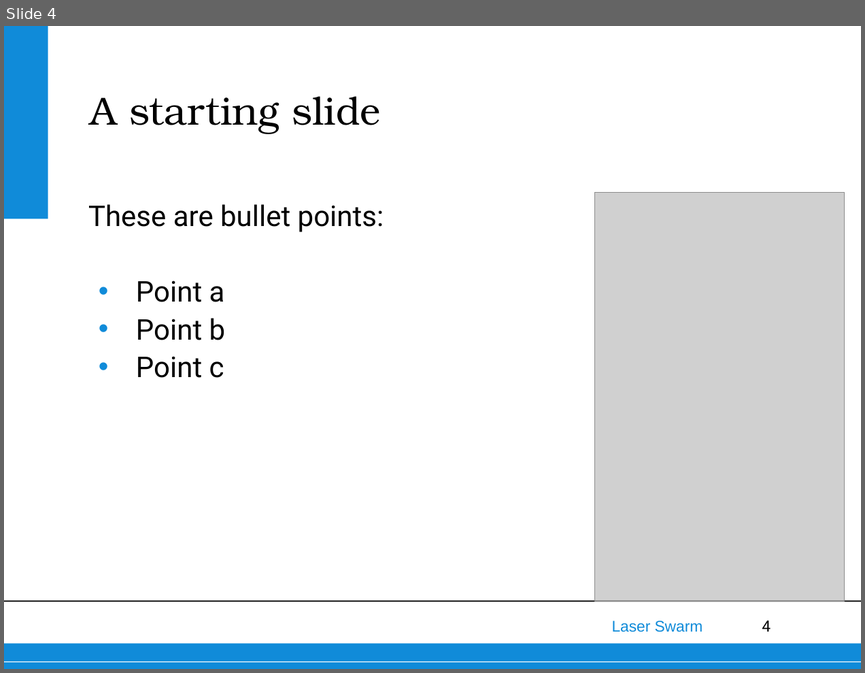
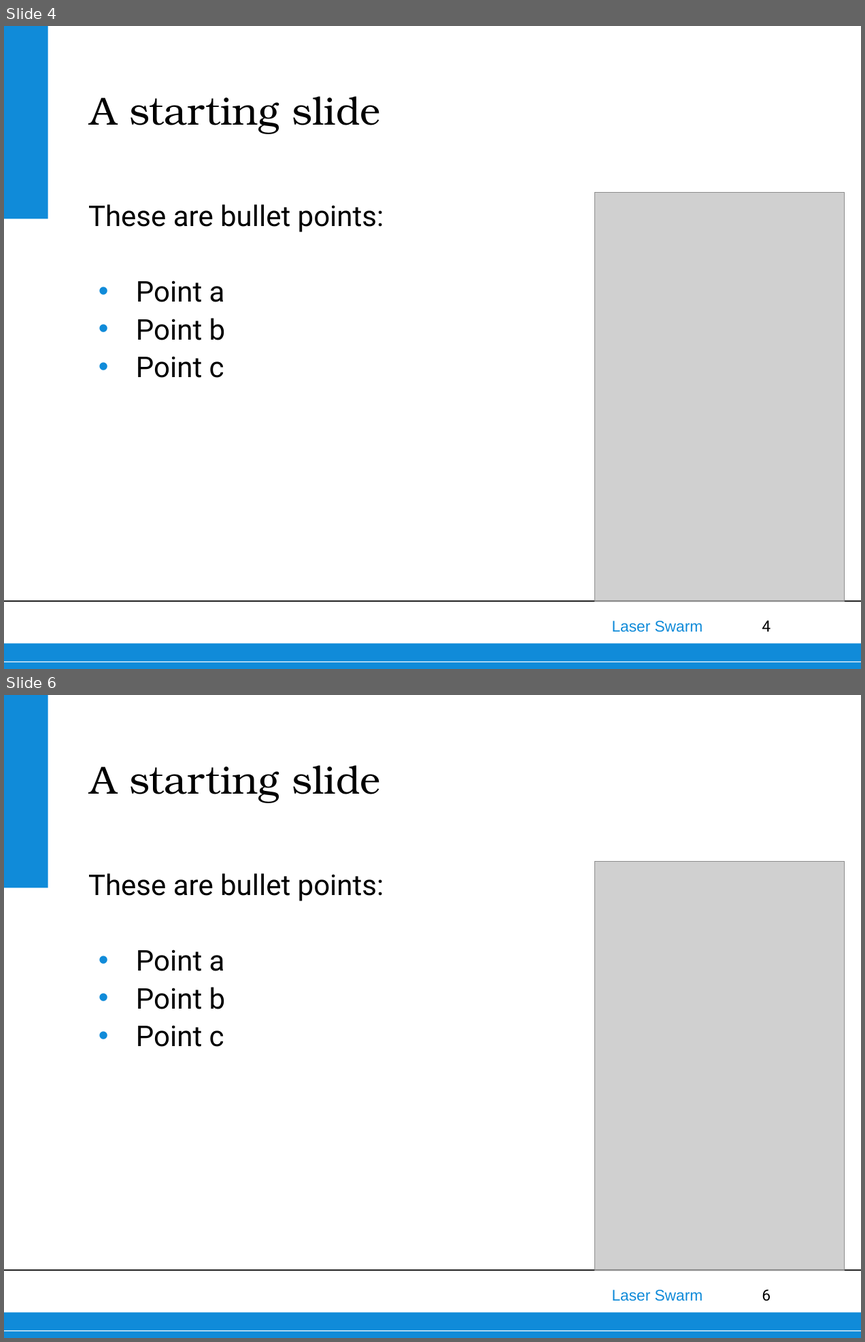
Before and after one commit to thewisenerd/laser-swarm, a slide deck: finalPresentation/FinalPresentation.ppt. Shown one above the other, each under a label of ours: slide 4 before the commit, slides 4 and 6 after it; the slides between them are not shown. The pictures are 865x673 and 865x1342 pixels, drawn with LibreOffice and Linux fonts; fonts in the diff are those of the drawing; grey boxes stand for pictures; background and template pictures are left out. Boxes give left, top, right and bottom in pixels: in the first picture for what was removed or moved away, otherwise in the second. Text is boxed around its words. In the diff, an @@ line names an element or a change of style, - is before the commit and + after.

```diff
--- a/finalPresentation/FinalPresentation.ppt
+++ b/finalPresentation/FinalPresentation.ppt
@@ slide 6 added at (4,695,861,1338), background #FFFFFF; not listed: 6 template elements that a slide beside it also shows @@
@@ title added at (90,765,380,803), 33 pt, text #000000 @@
+A starting slide
@@ text added at (88,873,384,1047), 24 pt, text #000000 @@
+These are bullet points:
+• Point a
+• Point b
+• Point c
@@ picture added at (594,861,844,1270) @@
```
Also in this commit, not shown: 9 other slides added, 2 slides removed.
